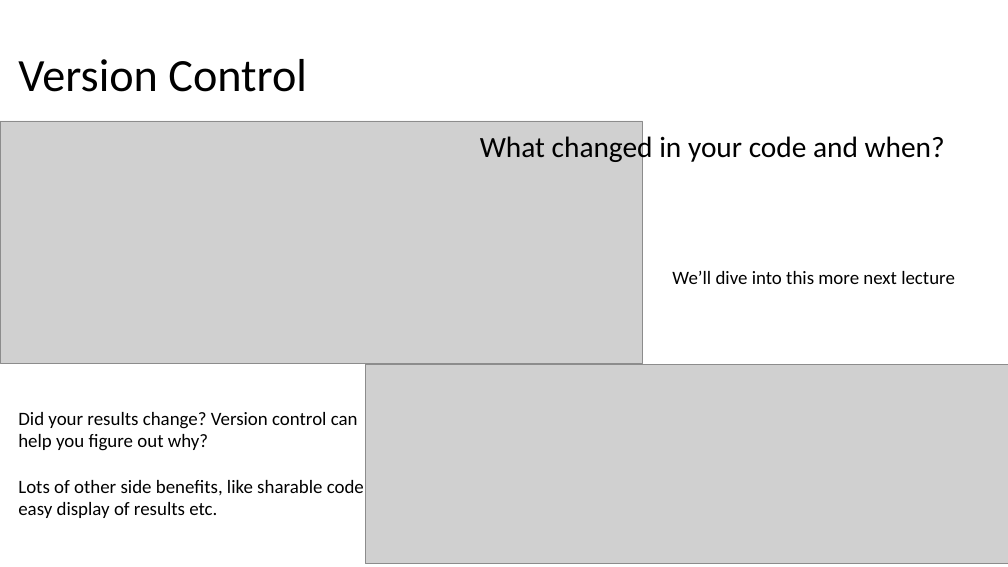
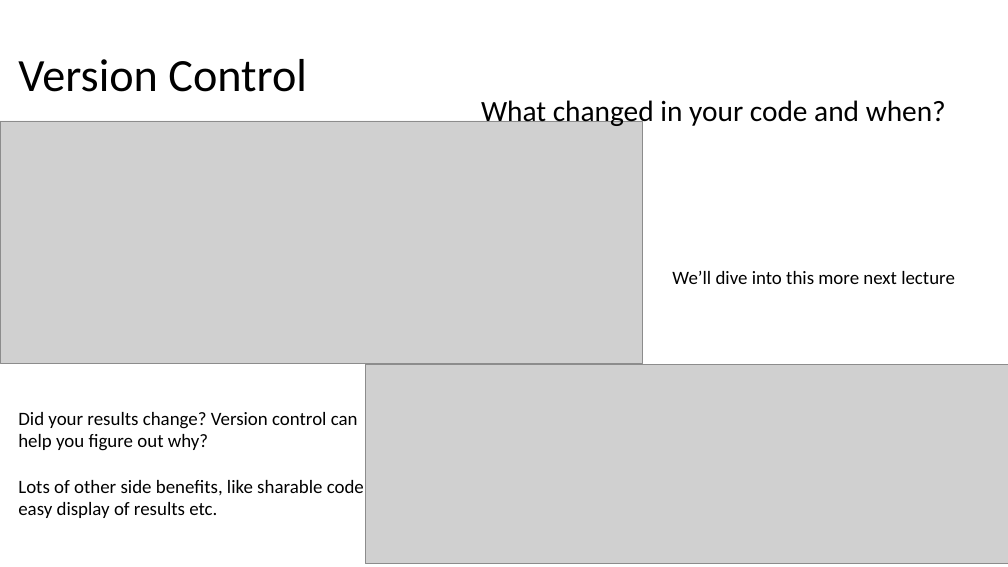
Before and after one commit to UO-Data-Science/NetNeuro2024, a slide deck: slide 20 of docs/slides/Good_Data_Practices.pptx. Drawn at 1008x567 pixels with LibreOffice and Linux fonts; fonts in the diff are those of the drawing; grey boxes stand for pictures. Boxes give left, top, right and bottom in pixels: in the first picture for what was removed or moved away, otherwise in the second. Text is boxed around its words. In the diff, an @@ line names an element or a change of style, - is before the commit and + after.

```diff
--- a/docs/slides/Good_Data_Practices.pptx
+++ b/docs/slides/Good_Data_Practices.pptx
@@ text "What changed in your code ..." rewrapped from (480, 132, 945, 164) to (481, 100, 946, 128) @@
```
Also in this commit, not shown: 12 other slides changed, 1 slide added.
